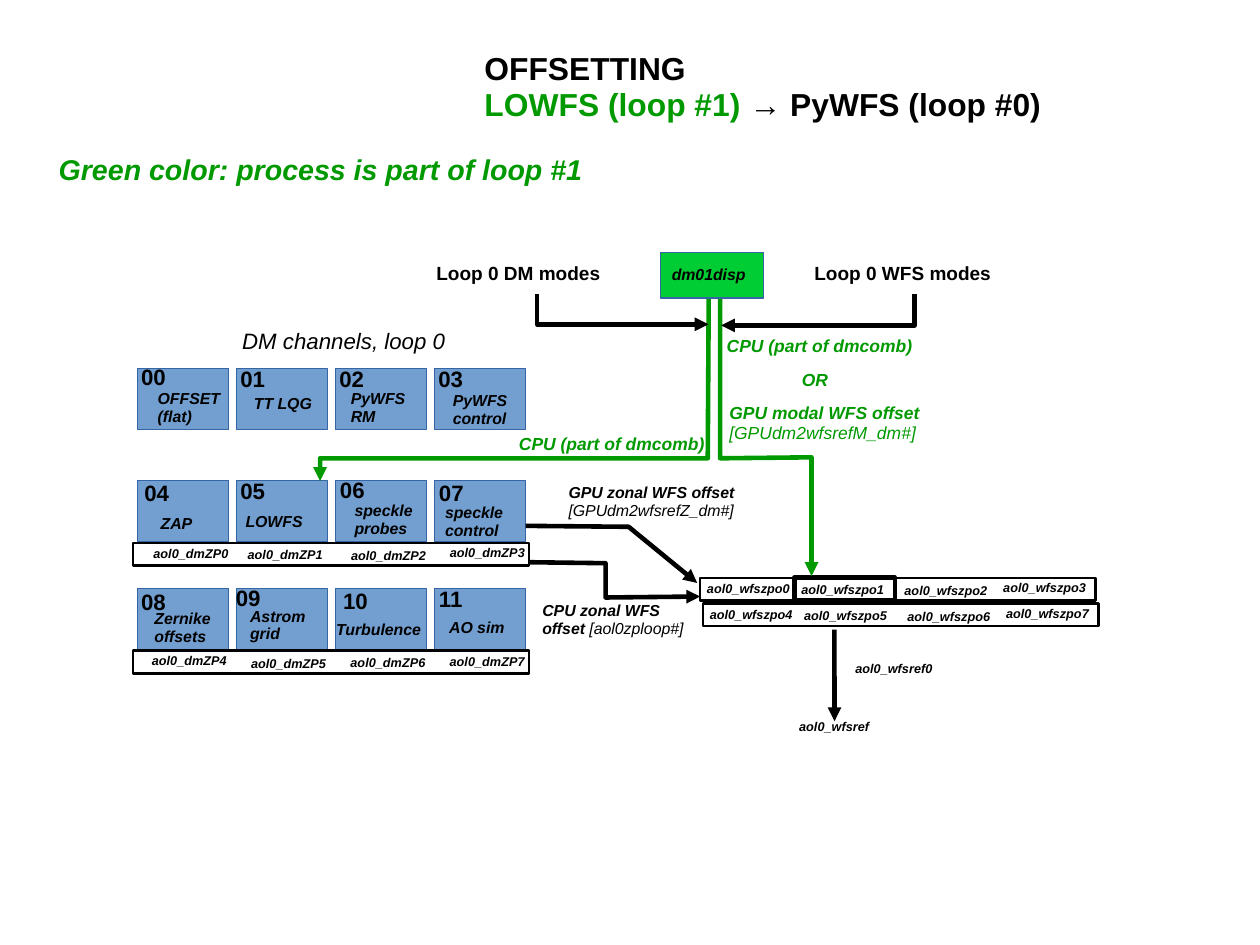
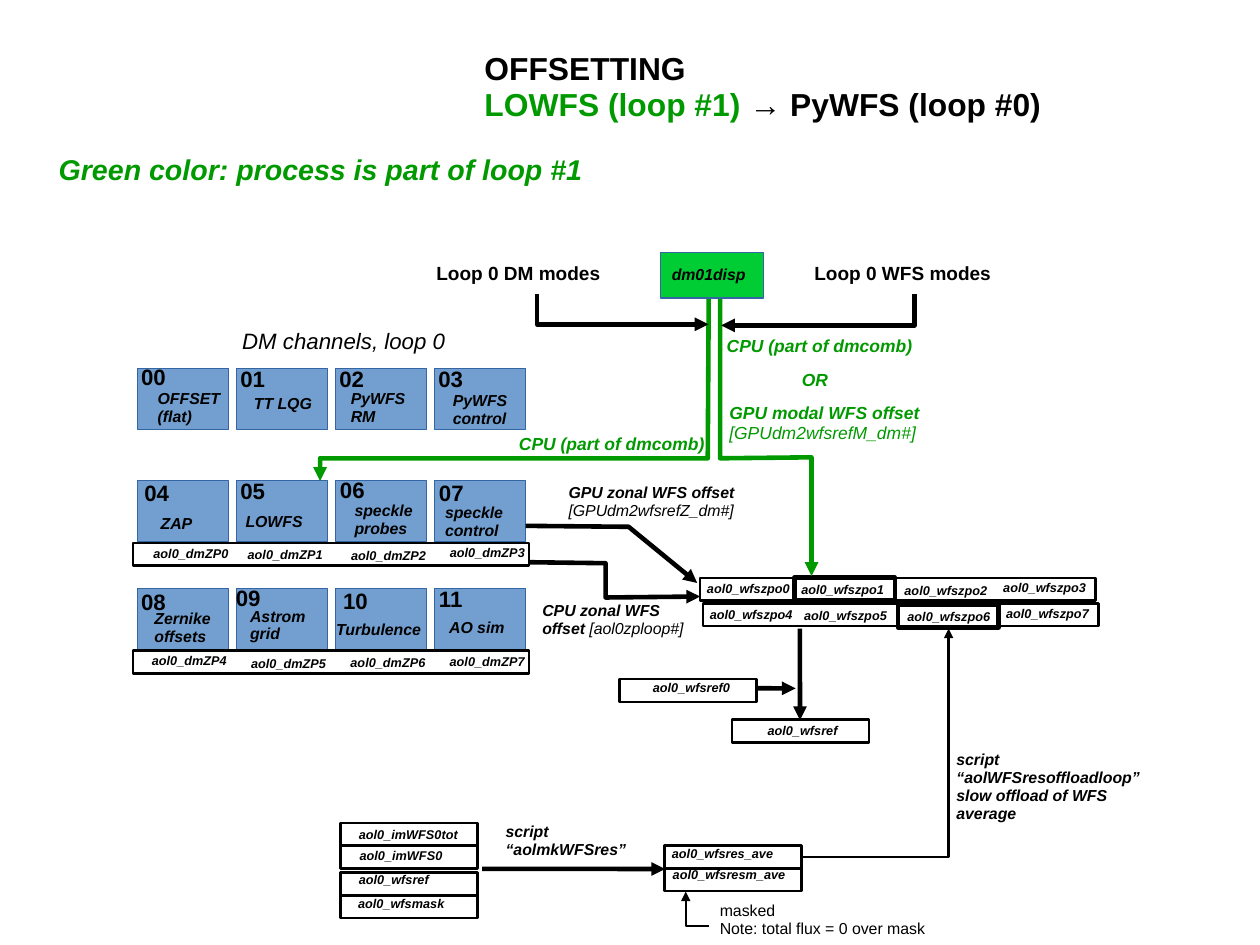
Before and after one commit to oguyon/Cfits, a slide deck: slide 6 of src/AOloopControl/doc/AOloopControl_figs.ppt. Drawn at 1260x945 pixels with LibreOffice and Linux fonts; fonts in the diff are those of the drawing. Boxes give left, top, right and bottom in pixels: in the first picture for what was removed or moved away, otherwise in the second. Text is boxed around its words. In the diff, an @@ line names an element or a change of style, - is before the commit and + after.

```diff
--- a/src/AOloopControl/doc/AOloopControl_figs.ppt
+++ b/src/AOloopControl/doc/AOloopControl_figs.ppt
@@ arrow moved from (835, 630) - (835, 721) to (800, 629) - (800, 720) @@
@@ freeform shape added at box(802, 629, 949, 858), outline #000000 1.45 pt @@
@@ rectangle added at box(899, 605, 999, 628), outline #000000 2.89 pt @@
@@ rectangle added at box(620, 679, 757, 702), outline #000000 1.45 pt @@
@@ text "aol0_wfsref0": place and size @@
-text "aol0_wfsref0" at box(855, 663, 932, 675)
+text "aol0_wfsref0" at box(653, 682, 730, 694)
@@ arrow added from (757, 688) to (796, 688), #000000 2.89 pt @@
@@ text "aol0_wfsref": place and size @@
-text "aol0_wfsref" at box(799, 721, 869, 733)
+text "aol0_wfsref" at box(768, 725, 838, 737)
@@ rectangle added at box(732, 720, 869, 743), outline #000000 1.45 pt @@
@@ text added at box(956, 753, 1139, 823), 10 pt, text #000000, bold, italic @@
+script “aolWFSresoffloadloop”
+slow offload of WFS average
@@ rectangle added at box(341, 823, 478, 846), outline #000000 1.45 pt @@
@@ text added at box(359, 829, 458, 841), 8 pt, text #000000, bold, italic @@
+aol0_imWFS0tot
@@ text added at box(506, 825, 626, 855), 10 pt, text #000000, bold, italic @@
+script “aolmkWFSres”
@@ rectangle added at box(341, 846, 478, 869), outline #000000 1.45 pt @@
@@ text added at box(360, 850, 443, 862), 8 pt, text #000000, bold, italic @@
+aol0_imWFS0
@@ arrow added from (483, 869) to (665, 869), #000000 2.89 pt @@
@@ rectangle added at box(664, 846, 802, 869), outline #000000 1.45 pt @@
@@ rectangle added at box(664, 868, 802, 891), outline #000000 1.45 pt @@
@@ text added at box(672, 848, 773, 860), 8 pt, text #000000, bold, italic @@
+aol0_wfsres_ave
@@ text added at box(673, 869, 786, 881), 8 pt, text #000000, bold, italic @@
+aol0_wfsresm_ave
@@ rectangle added at box(341, 872, 478, 895), outline #000000 1.45 pt @@
@@ rectangle added at box(341, 895, 478, 918), outline #000000 1.45 pt @@
@@ text added at box(358, 898, 444, 910), 8 pt, text #000000, bold, italic @@
+aol0_wfsmask
@@ text added at box(359, 874, 429, 886), 8 pt, text #000000, bold, italic @@
+aol0_wfsref
@@ freeform shape added at box(686, 892, 709, 926), outline #000000 1.45 pt @@
@@ text added at box(720, 904, 925, 934), 10 pt, text #000000 @@
+masked
+Note: total flux = 0 over mask
```
Also in this commit, not shown: 28 other files.
